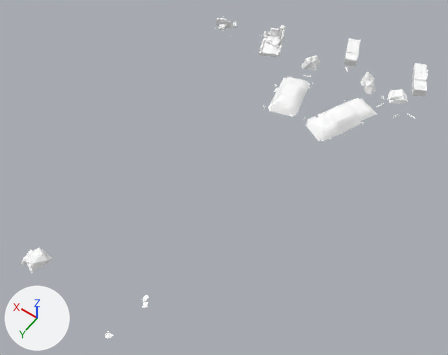
A saved change to the glTF model assets/models/outdoor/outdoor_20.glb.
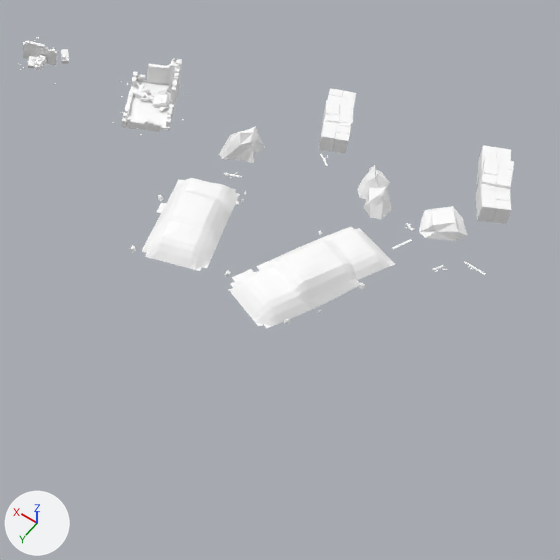
Each version is shown whole from a 50 mm lens placed at (-63.8, 61.5, 93.1), pointed at (-20.6, 0.9, -2.0), then close up on the part from 46% to 100% of the width and 0% to 68% of the height. Arrows for +X, +Y and +Z are at lower left; the lights stay in place. The last two pictures show the newer version. Vertices at exactly the same position are counted once.

The first close-up shows 'gas_station_town'.
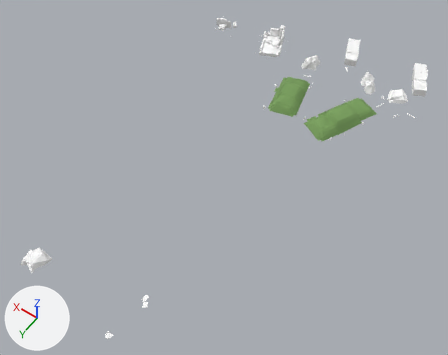
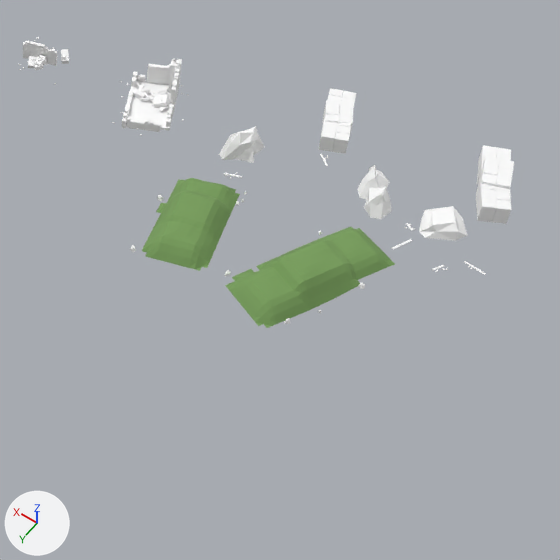
What differs and where, as boxes (x1, y1, x2, y2) in the close-ups (560 x 560 px; the box of a moved part takes in the faces that stretch with it):
```json
{"part": 1, "of": "me_gas_station_town", "change": "moved or reshaped", "before": [229, 180, 496, 313], "after": [225, 180, 496, 313]}
{"part": 2, "of": "me_gas_station_town", "change": "surface changed", "before": [130, 191, 448, 326], "after": [130, 191, 448, 326]}
{"part": 3, "of": "me_gas_station_town", "change": "recoloured", "before": [142, 178, 395, 328], "after": [142, 178, 395, 328], "on screen": "white to green"}
```

Edits to the scene script, one JSON object a line:
```json
{"op": "add", "block": "img_kit_dbr_ground", "code": ["img_kit_dbr_ground = load_image('kit_dbr_ground', '_unpacked/kit_dbr_ground', 8, 8, 'sRGB')"]}
{"op": "add", "block": "mat_ground", "code": ["mat_ground = principled_material('ground')", "mat_ground.texture = img_kit_dbr_ground", "mat_ground.roughness = 1.0"]}
{"block": "me_gas_station_town", "where": "# used by ob_gas_station_town; location = (0.0, 0.0, 0.0)"}
{"op": "remove", "block": "me_gas_station_town", "code": "me_gas_station_town.from_pydata(...)  # 2766 vertices, 4286 faces; spans x -45.0..7.1, y -47.0..39.2, z -0.6..4.2"}
{"op": "add", "block": "me_gas_station_town", "code": "me_gas_station_town.from_pydata(...)  # 2767 vertices, 4288 faces; spans x -45.0..7.1, y -47.0..39.2, z -0.6..4.2"}
{"block": "me_gas_station_town", "change": "me_gas_station_town part 1"}
{"block": "me_gas_station_town", "change": "22 vertices are removed from x -45.0..-27.7, y -39.6..-16.9, z 1.7..3.1"}
{"block": "me_gas_station_town", "change": "75 faces are deleted"}
{"block": "me_gas_station_town", "change": "1 vertex moves within x -35.5, y -19.0, z 2.1"}
{"block": "me_gas_station_town", "change": "23 vertices are added at x -45.0..-27.3, y -39.6..-16.9, z 1.8..3.2"}
{"block": "me_gas_station_town", "change": "70 new faces join them, mat_kit_atlas (white #ffffff)"}
{"block": "me_gas_station_town", "change": "7 new faces join them, mat_ground (picture img_kit_dbr_ground)"}
{"block": "me_gas_station_town", "change": "me_gas_station_town part 2: 400 kept faces spanning x -44.4..-17.2, y -41.8..-15.0, z 0.9..3.8 get new texture (UV) coordinates"}
{"block": "me_gas_station_town", "change": "me_gas_station_town part 3: 1167 faces spanning x -38.2..-16.4, y -29.7..-14.8, z 0.7..4.1 switch from mat_kit_atlas (white #ffffff) to mat_ground (picture img_kit_dbr_ground)"}
{"block": "me_gas_station_town", "change": "other edits to the shape of me_gas_station_town do not show in these pictures"}
```
